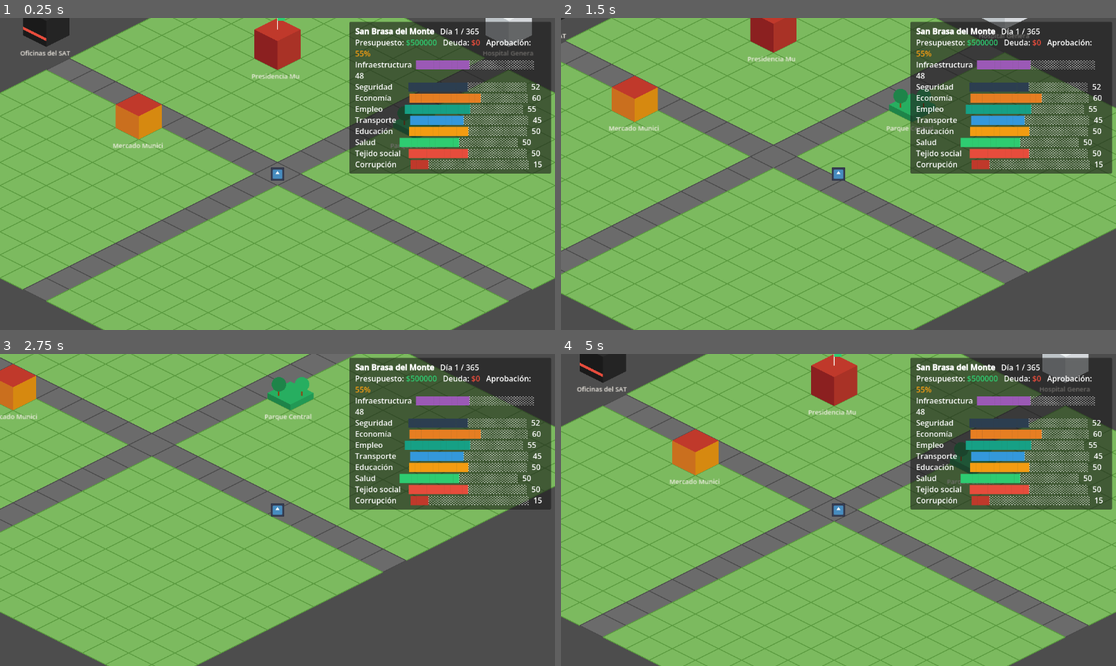
Above: before the commit, frames 1-4 (two rows, left to right).
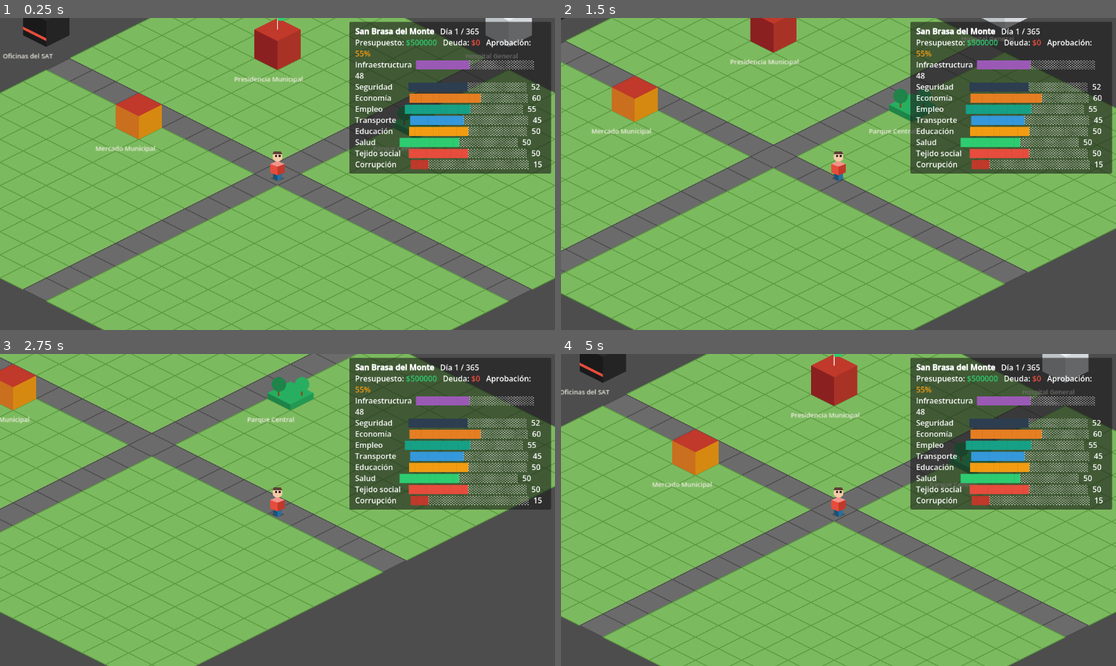
Above: after the commit, the same moments.

Repository: Edmex22/JUEGO-DEL-bajiO
Game: Godot game, scene res://main.tscn
Two runs of this game, one before a commit and one after it. Both use one fixed random seed, a clock stepped at 60 frames per second and the inputs below. The engine's default icon, where the game draws it, is replaced by a stand-in: a white triangle on a blue panel in a dark square.
Inputs (mouse positions are in pixels of both pictures, inside the frame that each line leads up to):
- Up to frame 1 (0.25 s): no input
- Up to frame 2 (1.5 s): tap Enter at 0.5 s; move the mouse to (960, 158) at 0.52 s; hold D (move_right) 0.53-1.28 s; tap E (interact) at 0.6, 1.35 s; move the mouse to (727, 189) at 1.27 s; hold S (move_down) from 1.28 s (still down)
- Up to frame 3 (2.75 s): move the mouse to (333, 441) at 2.02 s; release S (move_down) at 2.03 s; hold D (move_right) from 2.03 s (still down); tap E (interact) at 2.1 s
- Up to frame 4 (5 s): move the mouse to (810, 572) at 2.77 s; release D (move_right) at 2.78 s; hold W (move_up) 2.78-3.53 s; tap E (interact) at 2.85, 3.6, 4.35 s; move the mouse to (1005, 556) at 3.52 s; hold A (move_left) from 3.53 s (still down); move the mouse to (672, 463) at 4.27 s

The runs differ from the first frame. In frame 1, 0.9% of the frame differs, in the area x 0-97%, y 10-53%; in frame 2, 0.8%; in frame 3, 0.5%; in frame 4, 0.9%, in the area x 0-96%, y 10-53%.

Commit message:
feat: sprite isométrico del jugador con dirección, nombres de edificios corregidos

Diff:
--- a/main.tscn
+++ b/main.tscn
@@ -8,6 +8,7 @@
 [ext_resource type="Script" path="res://scripts/evento_modal.gd" id="6_modal"]
 [ext_resource type="Script" path="res://scripts/main.gd" id="7_main"]
 [ext_resource type="Script" path="res://scripts/mapa.gd" id="8_mapa"]
+[ext_resource type="Script" path="res://scripts/player_sprite.gd" id="9_psprite"]
 
 [sub_resource type="RectangleShape2D" id="Shape_player"]
 size = Vector2(16, 16)
@@ -29,9 +30,8 @@
 position = Vector2(0, 288)
 script = ExtResource("1_ig7tw")
 
-[node name="Sprite2D" type="Sprite2D" parent="Player"]
-scale = Vector2(0.15, 0.15)
-texture = ExtResource("2_0xm2m")
+[node name="PlayerSprite" type="Node2D" parent="Player"]
+script = ExtResource("9_psprite")
 
 [node name="CollisionShape2D" type="CollisionShape2D" parent="Player"]
 shape = SubResource("Shape_player")
--- a/scripts/building_interaction.gd
+++ b/scripts/building_interaction.gd
@@ -200,8 +200,8 @@
 		TipoEdificio.HOSPITAL:    _draw_iso_hospital()
 		TipoEdificio.BANCO:       _draw_iso_banco()
 	var font := ThemeDB.fallback_font
-	draw_string(font, Vector2(-36, 28), nombre_edificio,
-		HORIZONTAL_ALIGNMENT_LEFT, 72, 9, Color("#F5F0E8"))
+	draw_string(font, Vector2(-60, 32), nombre_edificio,
+		HORIZONTAL_ALIGNMENT_LEFT, 120, 9, Color("#F5F0E8"))
 
 
 # Dibuja un bloque isométrico genérico dado colores de techo, cara izq y cara der
--- a/scripts/player.gd.gd
+++ b/scripts/player.gd.gd
@@ -2,10 +2,11 @@
 
 @export var speed: float = 120.0
 
+@onready var sprite: Node2D = $PlayerSprite
+
 func _physics_process(_delta: float) -> void:
 	var input_vector := Input.get_vector("move_left", "move_right", "move_up", "move_down")
 
-	# Convertir input cartesiano a dirección isométrica
 	var iso := Vector2(
 		(input_vector.x - input_vector.y),
 		(input_vector.x + input_vector.y) * 0.5
@@ -14,5 +15,12 @@
 	velocity = iso * speed
 	move_and_slide()
 
-	# Depth sorting: los nodos con mayor Y se dibujan encima
 	z_index = int(position.y)
+
+	# Actualizar dirección del sprite
+	if input_vector.length() > 0.1 and sprite:
+		if abs(input_vector.x) > abs(input_vector.y):
+			sprite._direccion = "este" if input_vector.x > 0 else "oeste"
+		else:
+			sprite._direccion = "sur" if input_vector.y > 0 else "norte"
+		sprite.queue_redraw()
--- /dev/null
+++ b/scripts/player_sprite.gd
@@ -0,0 +1,73 @@
+extends Node2D
+
+# Sprite isométrico del jugador dibujado en código
+# Personaje simple: cuerpo en bloque iso + cabeza + detalles
+
+var _direccion: String = "sur"  # norte/sur/este/oeste
+
+func _draw() -> void:
+	match _direccion:
+		"sur", "norte": _dibujar_frente()
+		"este", "oeste": _dibujar_lado()
+
+
+func _dibujar_frente() -> void:
+	# Sombra
+	draw_colored_polygon(PackedVector2Array([
+		Vector2(0, 2), Vector2(10, 6), Vector2(0, 10), Vector2(-10, 6)
+	]), Color(0, 0, 0, 0.25))
+
+	# Piernas (dos bloques pequeños)
+	draw_colored_polygon(PackedVector2Array([
+		Vector2(-6, -2), Vector2(0, 2), Vector2(0, 10), Vector2(-6, 6)
+	]), Color("#1A5276"))  # pierna izq - cara izq
+	draw_colored_polygon(PackedVector2Array([
+		Vector2(0, 2), Vector2(6, -2), Vector2(6, 6), Vector2(0, 10)
+	]), Color("#2471A3"))  # pierna der - cara der
+
+	# Cuerpo - cara izquierda
+	draw_colored_polygon(PackedVector2Array([
+		Vector2(-10, -14), Vector2(0, -10), Vector2(0, 2), Vector2(-10, -2)
+	]), Color("#E74C3C"))
+	# Cuerpo - cara derecha
+	draw_colored_polygon(PackedVector2Array([
+		Vector2(0, -10), Vector2(10, -14), Vector2(10, -2), Vector2(0, 2)
+	]), Color("#C0392B"))
+	# Cuerpo - techo (hombros)
+	draw_colored_polygon(PackedVector2Array([
+		Vector2(0, -18), Vector2(10, -14), Vector2(0, -10), Vector2(-10, -14)
+	]), Color("#F1948A"))
+
+	# Cabeza
+	draw_circle(Vector2(0, -24), 7.0, Color("#F5CBA7"))
+	# Ojos
+	draw_circle(Vector2(-2, -25), 1.5, Color("#1A1A1A"))
+	draw_circle(Vector2(3,  -25), 1.5, Color("#1A1A1A"))
+	# Pelo
+	draw_colored_polygon(PackedVector2Array([
+		Vector2(-7, -27), Vector2(7, -27), Vector2(5, -31), Vector2(-5, -31)
+	]), Color("#5D4037"))
+
+
+func _dibujar_lado() -> void:
+	# Sombra
+	draw_colored_polygon(PackedVector2Array([
+		Vector2(0, 2), Vector2(10, 6), Vector2(0, 10), Vector2(-10, 6)
+	]), Color(0, 0, 0, 0.25))
+
+	# Pierna
+	draw_colored_polygon(PackedVector2Array([
+		Vector2(-8, 0), Vector2(8, 0), Vector2(8, 10), Vector2(-8, 10)
+	]), Color("#1A5276"))
+
+	# Cuerpo lateral
+	draw_colored_polygon(PackedVector2Array([
+		Vector2(-8, -14), Vector2(8, -14), Vector2(8, 0), Vector2(-8, 0)
+	]), Color("#E74C3C"))
+
+	# Cabeza
+	draw_circle(Vector2(0, -21), 7.0, Color("#F5CBA7"))
+	draw_circle(Vector2(3, -22), 1.5, Color("#1A1A1A"))
+	draw_colored_polygon(PackedVector2Array([
+		Vector2(-7, -25), Vector2(7, -25), Vector2(5, -29), Vector2(-5, -29)
+	]), Color("#5D4037"))
